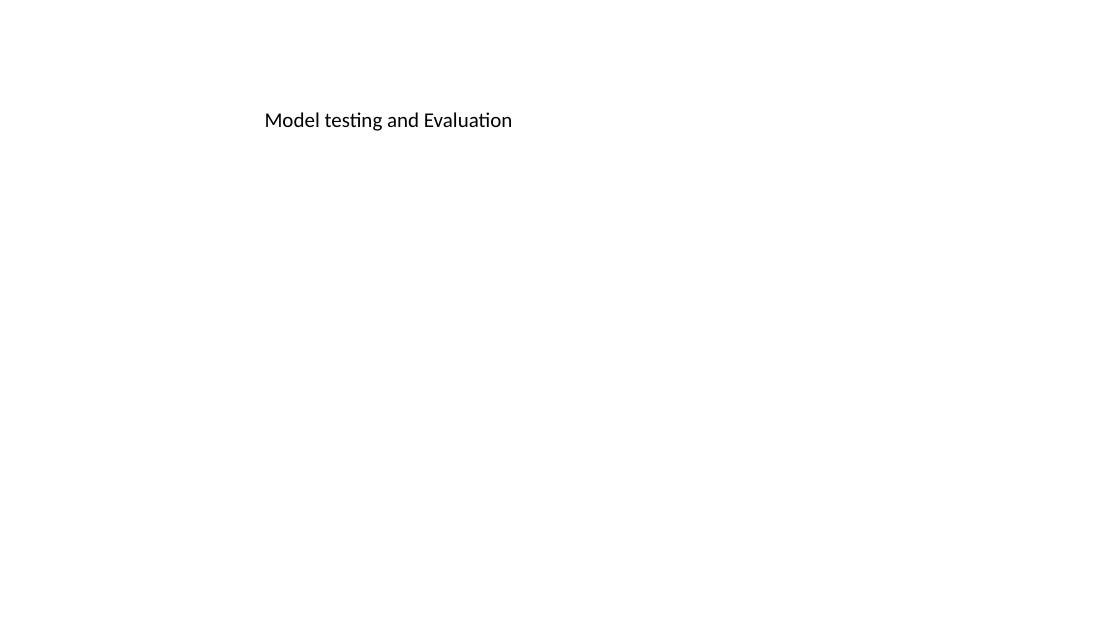
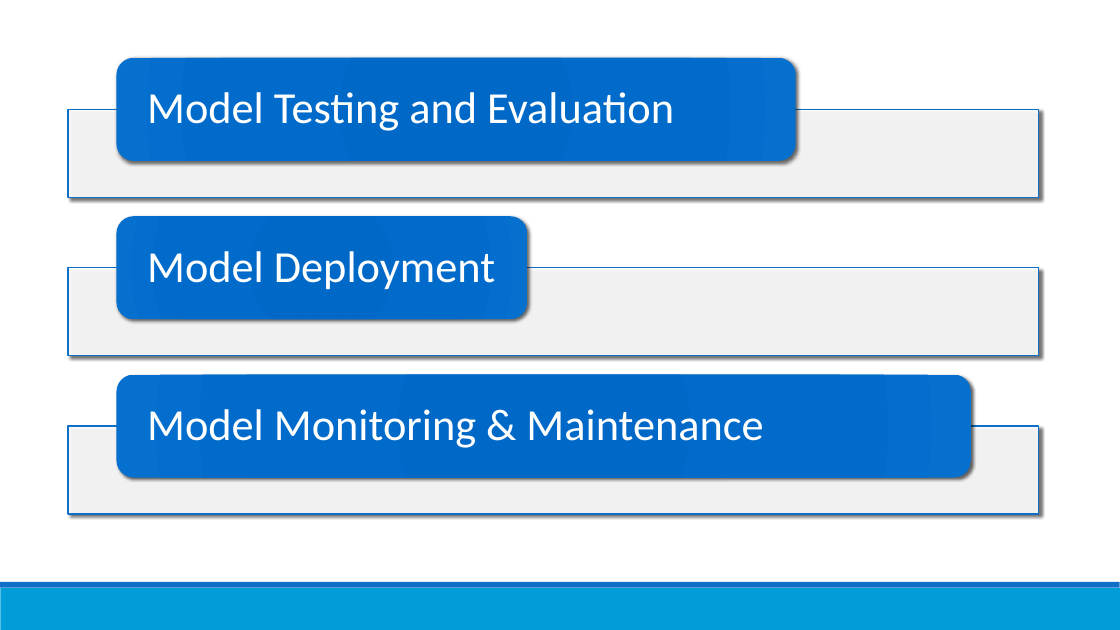
Before and after one commit to Nyotabenson/March24_Resources, a slide deck: slide 15 of 21_Intro... Machine Learning/Introduction_to_ML.pptx (slide 10 before the commit). Drawn at 1120x630 pixels with LibreOffice and Linux fonts; fonts in the diff are those of the drawing. Boxes give left, top, right and bottom in pixels: in the first picture for what was removed or moved away, otherwise in the second. Text is boxed around its words. In the diff, an @@ line names an element or a change of style, - is before the commit and + after.

```diff
--- a/21_Intro... Machine Learning/Introduction_to_ML.pptx
+++ b/21_Intro... Machine Learning/Introduction_to_ML.pptx
@@ text "Model Testing and Evaluation" at [147, 92, 674, 131]: vertical alignment top to middle @@
@@ text at [147, 92, 674, 131]: text changed; size 18 to 38 pt; text colour #000000 to #FFFFFF @@
-Model testing and Evaluation
+Model Testing and Evaluation
@@ group added at [68, 58, 1038, 514]: 3 rectangles, 3 rounded rectangles, 2 texts @@
+Model Deployment
+Model Monitoring & Maintenance
@@ rectangle added at [0, 588, 1120, 630], fill #009DD9 @@
@@ rectangle added at [0, 582, 1120, 588], fill #0F6FC6 @@
```
Also in this commit, not shown: 5 other slides changed, 9 slides added, 6 slides removed, 3 other files.
